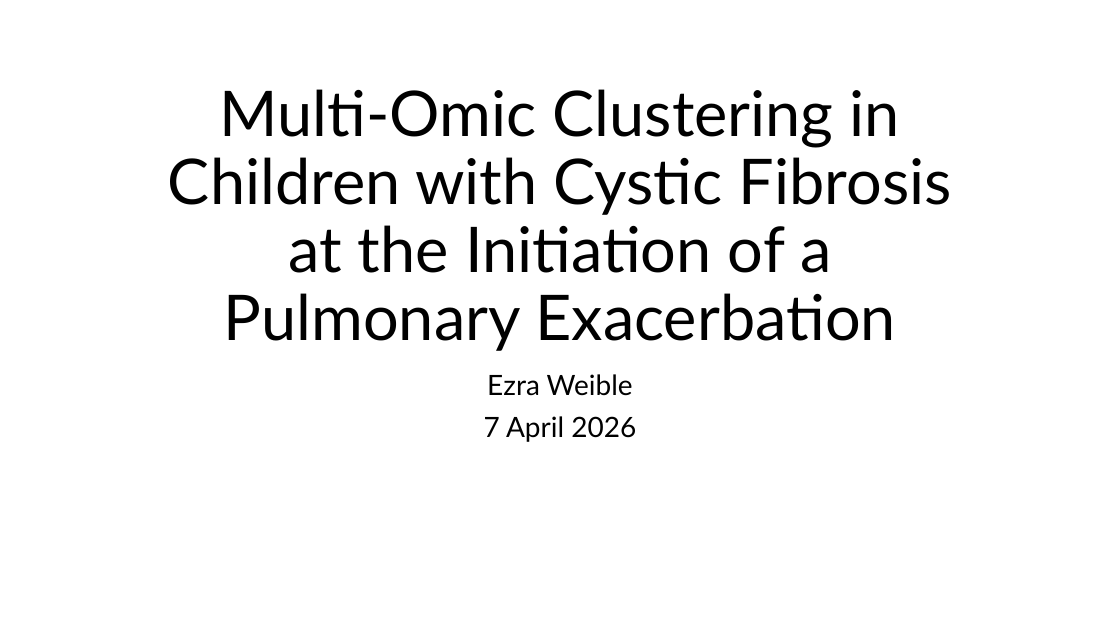
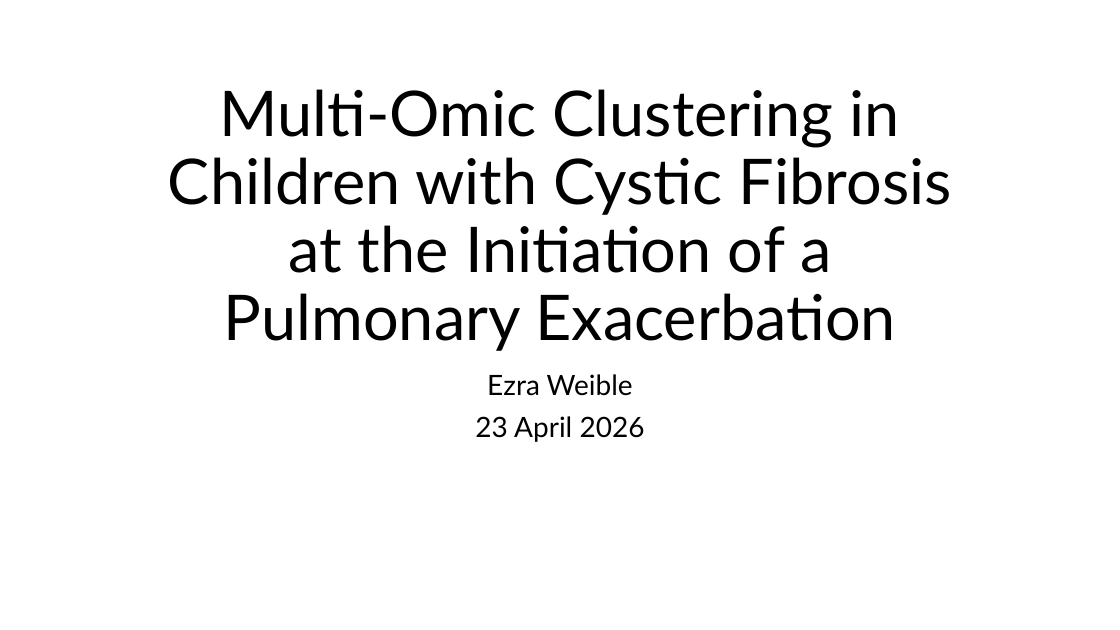
Before and after one commit to eweible/CF_Multi-omic_Clustering, a slide deck: slide 1 of Dissemination/Weible_Defense.pptx. Drawn at 1120x630 pixels with LibreOffice and Linux fonts; fonts in the diff are those of the drawing. Boxes give left, top, right and bottom in pixels: in the first picture for what was removed or moved away, otherwise in the second. Text is boxed around its words. In the diff, an @@ line names an element or a change of style, - is before the commit and + after.

```diff
--- a/Dissemination/Weible_Defense.pptx
+++ b/Dissemination/Weible_Defense.pptx
@@ subtitle at (475, 416, 645, 442): text changed @@
-7 April 2026
+23 April 2026
```
Also in this commit, not shown: 2 other slides changed, 1 slide added.
